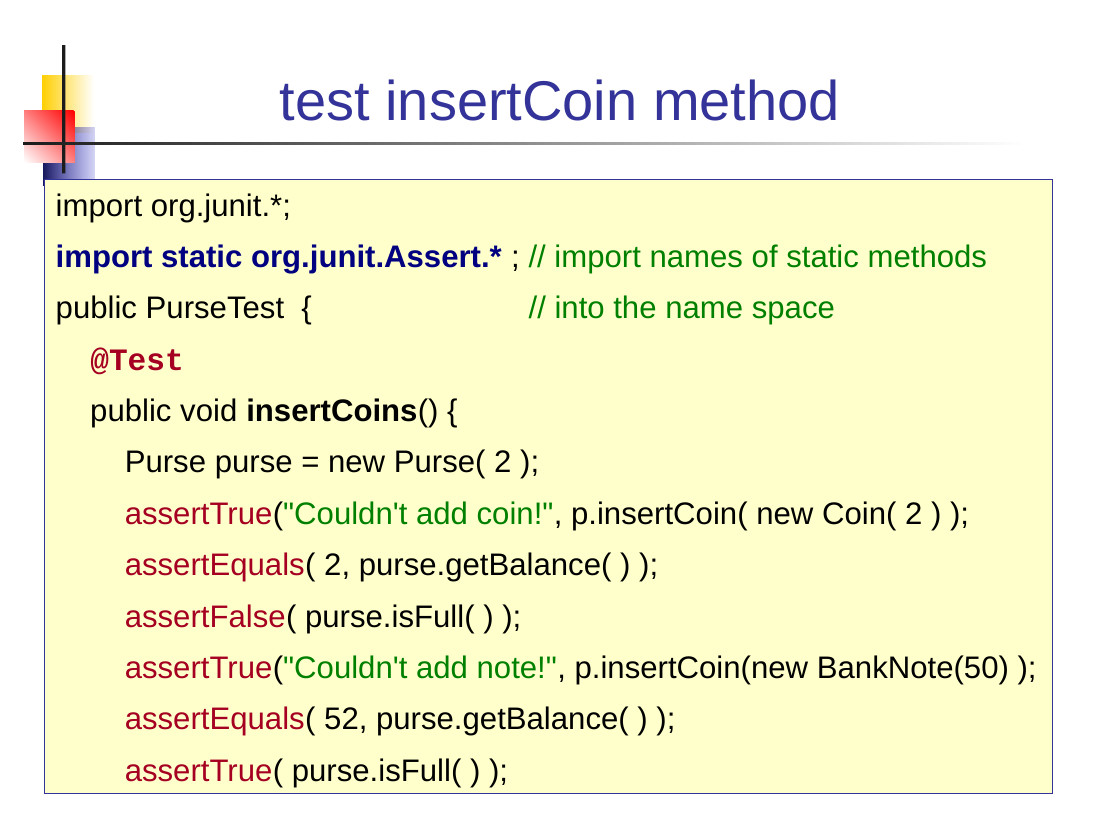
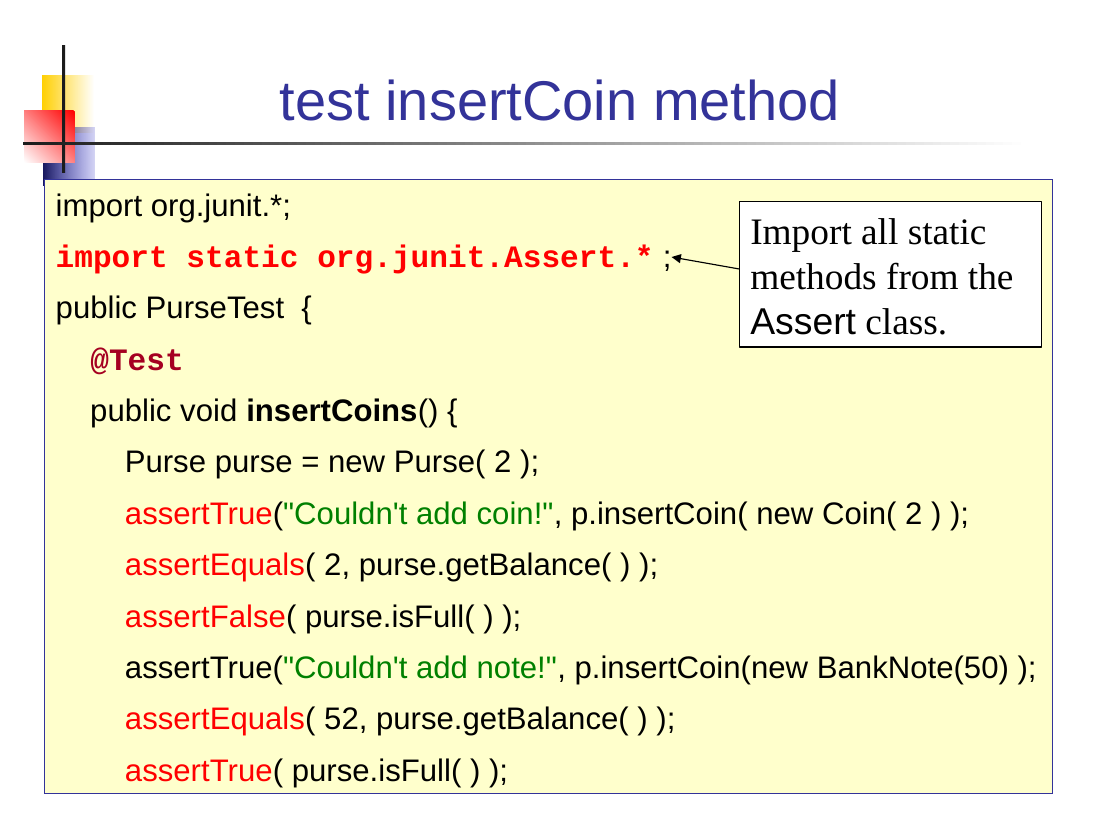
Before and after one commit to skeoop/skeoop.github.io, a slide deck: slide 21 of week10/UnitTesting.ppt (slide 18 before the commit). Drawn at 1120x840 pixels with LibreOffice and Linux fonts; fonts in the diff are those of the drawing. Boxes give left, top, right and bottom in pixels: in the first picture for what was removed or moved away, otherwise in the second. Text is boxed around its words. In the diff, an @@ line names an element or a change of style, - is before the commit and + after.

```diff
--- a/week10/UnitTesting.ppt
+++ b/week10/UnitTesting.ppt
@@ rectangle added at (x1=739, y1=202, x2=1042, y2=347), fill #FFFFFF, outline #000000 0.74 pt, 24 pt, text #000000 @@
+Import all static methods from the Assert class.
@@ text in rectangle at (x1=56, y1=245, x2=653, y2=325): text changed; font Arial to Courier New; text colour #008000 to #FF0000; bold on @@
-import static org.junit.Assert.* ; // import names of static methods
-public PurseTest { // into the name space
+import static org.junit.Assert.* ;
+public PurseTest {
@@ arrow added from (739, 269) to (672, 256), #000000 0.74 pt @@
@@ text in rectangle at (x1=125, y1=501, x2=1009, y2=787): text colour #A50021 to #FF0000 in "assertTrue("Couldn't", "assertEquals(", "assertFalse(", "assertEquals(" and 1 more places; text colour #A50021 to #000000 in "assertTrue("Couldn't" @@
```
Also in this commit, not shown: 13 other slides changed, 4 slides added, 5 slides removed, 4 other files.
